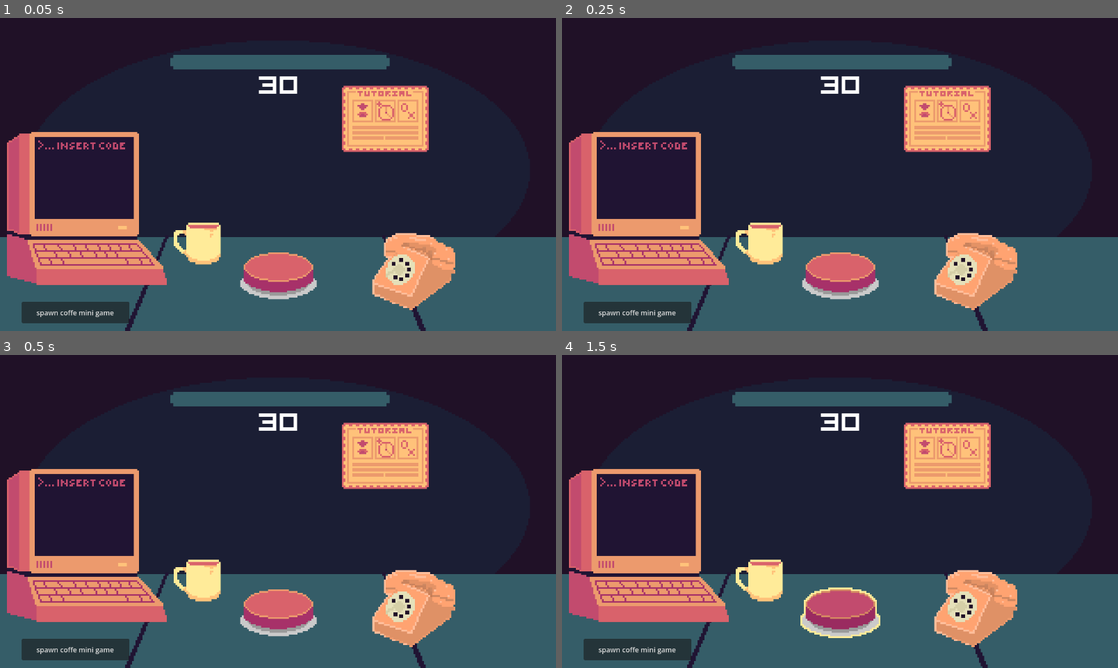
Above: before the commit, frames 1-4 (two rows, left to right).
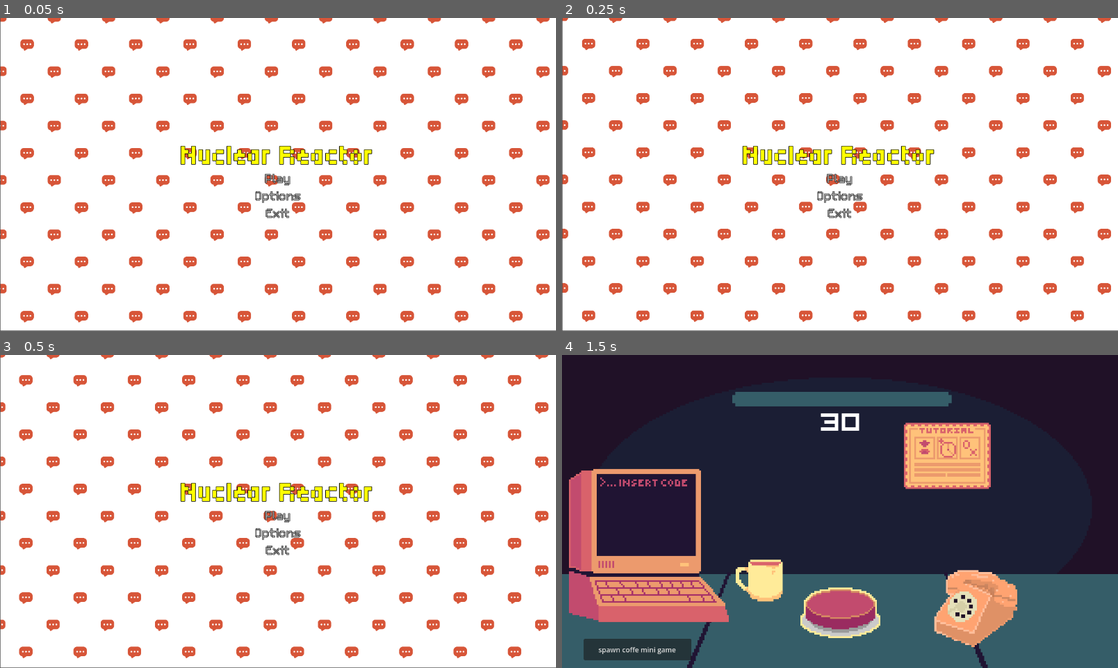
Above: after the commit, the same moments.

Repository: EroAxe/GMTK-2026-CICD-Test
Game: Godot game, scene res://Scenes/main_menu.tscn
Same seed, same stepped clock (60 frames per second), same inputs: the game is played once before the commit and once after it. Before the commit the project starts from res://Scenes/prototype.tscn. Sound files missing from this copy of the repository are replaced by a short silence.
Inputs (mouse positions are in pixels of both pictures, inside the frame that each line leads up to):
- Up to frame 1 (0.05 s): no input
- Up to frame 2 (0.25 s): no input
- Up to frame 3 (0.5 s): no input
- Up to frame 4 (1.5 s): click (840, 514) at 0.5 s, where only the run after the commit has a clickable "Play"; click (840, 611) at 1.25 s

The runs differ from the first frame. In frame 1, 100% of the frame differs, in the area x 0-100%, y 0-100%; in frame 2, 100%; in frame 3, 100%; in frame 4, nothing differs.

Commit message:
Patched Pause_Menu + Set Main Scene
The Pause menu was under some nodes. So I moved it to a CanvasLayer on Layer 10. To keep it above, generally, everything.

Also set the main scene back to main_menu.tscn.

Diff:
--- a/Scenes/prototype.tscn
+++ b/Scenes/prototype.tscn
@@ -121,13 +121,6 @@
 stream = ExtResource("12_7dhkk")
 autoplay = true
 
-[node name="MenuController" parent="." unique_id=512328262 instance=ExtResource("12_xnjhx")]
-offset_left = 10.0
-offset_top = -2.0
-offset_right = 10.0
-offset_bottom = -2.0
-mouse_filter = 2
-
 [node name="ButtonSoundEffect" type="AudioStreamPlayer2D" parent="." unique_id=840750190]
 unique_name_in_owner = true
 stream = ExtResource("14_p8x32")
@@ -175,6 +168,16 @@
 grow_vertical = 2
 mouse_filter = 2
 
+[node name="Overlaid_Ui" type="CanvasLayer" parent="." unique_id=1378389246]
+layer = 10
+
+[node name="MenuController" parent="Overlaid_Ui" unique_id=512328262 instance=ExtResource("12_xnjhx")]
+offset_left = 10.0
+offset_top = -2.0
+offset_right = 10.0
+offset_bottom = -2.0
+mouse_filter = 2
+
 [connection signal="pressed" from="UI/Computer" to="." method="_on_computer_pressed"]
 [connection signal="timeout" from="CountDown" to="." method="_on_count_down_timeout"]
 [connection signal="pressed" from="spawncoffeeminigame" to="." method="_on_spawncoffeeminigame_pressed"]
--- a/project.godot
+++ b/project.godot
@@ -11,7 +11,7 @@
 [application]
 
 config/name="GMTK 2026"
-run/main_scene="uid://cgi3yijmkopsq"
+run/main_scene="uid://dakaaryyfvbhm"
 config/features=PackedStringArray("4.7", "Forward Plus")
 config/icon="res://icon.svg"
 
